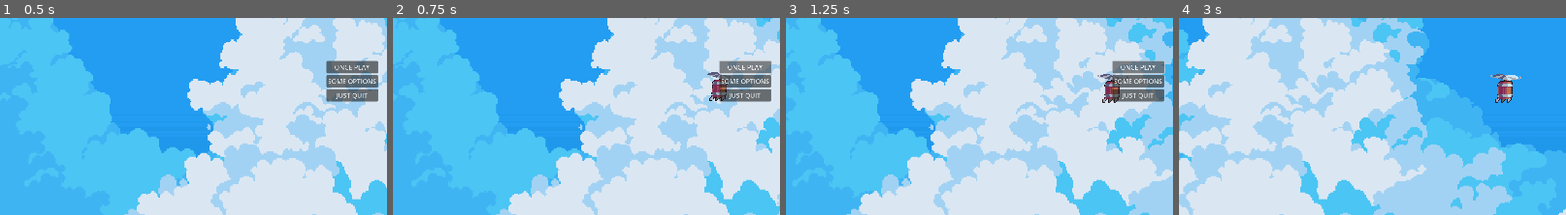
Above: before the commit, frames 1-4 (left to right).
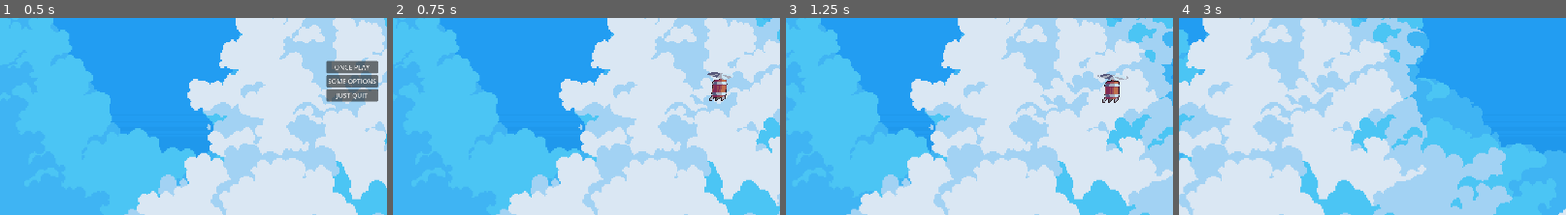
Above: after the commit, the same moments.

Repository: linkinmjs/megalo
Game: Godot game, scene res://scenes/main.tscn
The game is run twice, just before and just after one commit, with the same random seed, the same clock (stepped at 60 frames per second) and the same inputs.
Inputs (mouse positions are % of the whole screen's width and height, from its top left):
- Up to frame 1 (0.5 s): no input
- Up to frame 2 (0.75 s): click "ONCE PLAY" at 0.5 s
- Up to frame 3 (1.25 s): no input
- Up to frame 4 (3 s): click (53, 47) at 1.25 s, where only the run before the commit has a clickable "ONCE PLAY"; hold Space (jump, bound only after the commit) 2.03-2.78 s; tap Space (jump, bound only after the commit) at 2.85 s
The pictures show only the part of the screen within x 8-58%, y 34-84%; the shares and areas given below are measured in that part.

Frame 1 is identical in both runs. In frame 2, 2.6% of the frame differs, in the area x 84-98%, y 21-43%; in frame 3, 2.7%; in frame 4, 0.6%.
Error after the commit: Out of bounds get index '2' (on base: 'Array[PackedScene]') (res://game_manager.gd:20)

Commit message:
some modifications

Diff:
--- a/game_manager.gd
+++ b/game_manager.gd
@@ -1,15 +1,22 @@
 extends Node
 
 var levels: Array[PackedScene]
+var actual_level_scene: ParallaxBackground
+var actual_level = 0
 
 func _ready() -> void:
+	levels.append(preload("res://scenes/levels/level00.tscn"))
 	levels.append(preload("res://scenes/levels/level01.tscn"))
-	levels.append(preload("res://scenes/levels/level02.tscn"))
+
+func _input(event: InputEvent) -> void:
+	if event.is_action_pressed("jump"):
+		print(actual_level)
+		actual_level += 1
+		change_level(actual_level)
 
 func change_level(value: int):
+	if actual_level_scene:
+		actual_level_scene.queue_free()
 	var level = levels[value].instantiate()
 	add_child(level)
-
-func remove_menu():
-	var menu = get_tree().get_first_node_in_group("menu")
-	menu.queue_free()
+	actual_level_scene = level
--- a/project.godot
+++ b/project.godot
@@ -25,6 +25,19 @@
 window/size/viewport_height=1080
 window/size/mode=2
 
+[input]
+
+jump={
+"deadzone": 0.2,
+"events": [Object(InputEventKey,"resource_local_to_scene":false,"resource_name":"","device":-1,"window_id":0,"alt_pressed":false,"shift_pressed":false,"ctrl_pressed":false,"meta_pressed":false,"pressed":false,"keycode":0,"physical_keycode":32,"key_label":0,"unicode":32,"location":0,"echo":false,"script":null)
+]
+}
+action={
+"deadzone": 0.2,
+"events": [Object(InputEventKey,"resource_local_to_scene":false,"resource_name":"","device":-1,"window_id":0,"alt_pressed":false,"shift_pressed":false,"ctrl_pressed":false,"meta_pressed":false,"pressed":false,"keycode":0,"physical_keycode":69,"key_label":0,"unicode":101,"location":0,"echo":false,"script":null)
+]
+}
+
 [rendering]
 
 textures/canvas_textures/default_texture_filter=0
--- a/scenes/UI/menu.tscn
+++ b/scenes/UI/menu.tscn
@@ -2,7 +2,7 @@
 
 [ext_resource type="Script" uid="uid://btukdwwtd8pkh" path="res://scripts/menu.gd" id="1_u81ku"]
 
-[node name="Menu" type="Control" groups=["menu"]]
+[node name="Menu" type="Control"]
 layout_mode = 3
 anchors_preset = 15
 anchor_right = 1.0
--- a/scenes/levels/level02.tscn
+++ b/scenes/levels/level00.tscn
@@ -44,16 +44,15 @@
 }]
 
 [node name="ParallaxBackground" type="ParallaxBackground"]
-script = ExtResource("1_oek6g")
+script = ExtResource("1_vjkop")
 
 [node name="ParallaxLayer1" type="ParallaxLayer" parent="."]
-visible = false
 motion_scale = Vector2(0.05, 0.05)
 motion_mirroring = Vector2(1920, 0)
 
 [node name="Sprite2D" type="Sprite2D" parent="ParallaxLayer1"]
 scale = Vector2(3.4, 3.4)
-texture = ExtResource("2_1wv6l")
+texture = ExtResource("2_pvynh")
 centered = false
 
 [node name="ParallaxLayer2" type="ParallaxLayer" parent="."]
--- a/scenes/levels/level01.tscn
+++ b/scenes/levels/level01.tscn
@@ -45,8 +45,10 @@
 
 [node name="ParallaxBackground" type="ParallaxBackground"]
 script = ExtResource("1_chssp")
+level_id = 1
 
 [node name="ParallaxLayer1" type="ParallaxLayer" parent="."]
+visible = false
 motion_scale = Vector2(0.05, 0.05)
 motion_mirroring = Vector2(1920, 0)
 
--- a/scripts/background.gd
+++ b/scripts/background.gd
@@ -1,12 +1,3 @@
 extends ParallaxBackground
 
-
-
-# Called when the node enters the scene tree for the first time.
-func _ready() -> void:
-	pass # Replace with function body.
-
-
-# Called every frame. 'delta' is the elapsed time since the previous frame.
-func _process(delta: float) -> void:
-	pass
+@export var level_id: int
--- a/scripts/menu.gd
+++ b/scripts/menu.gd
@@ -2,7 +2,7 @@
 
 
 func _on_play_button_pressed() -> void:
-	GameManager.remove_menu()
+	queue_free()
 	GameManager.change_level(0)
 
 
Not shown: 4 places in scenes/levels/level00.tscn that only renumber resources
